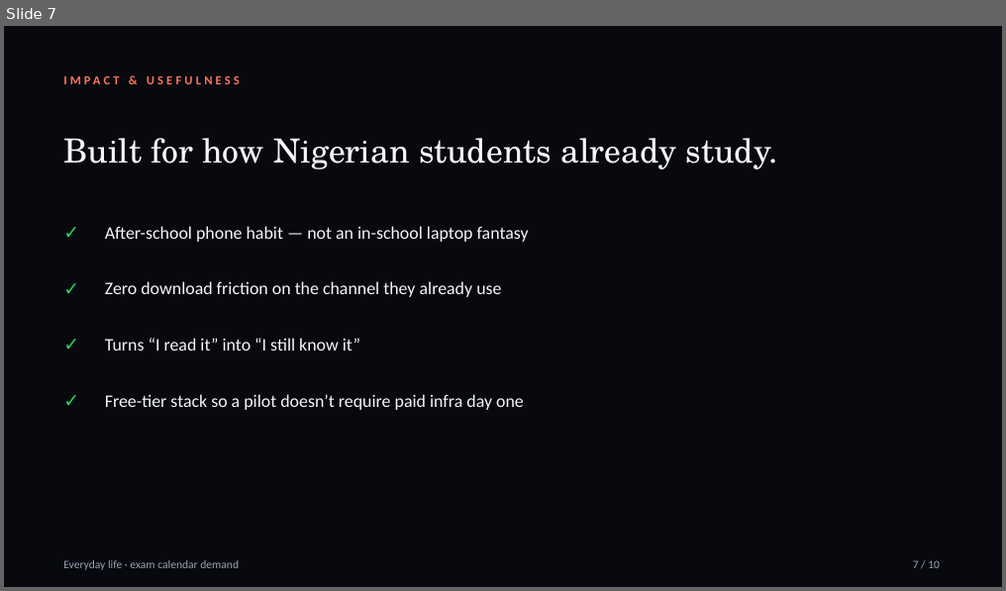
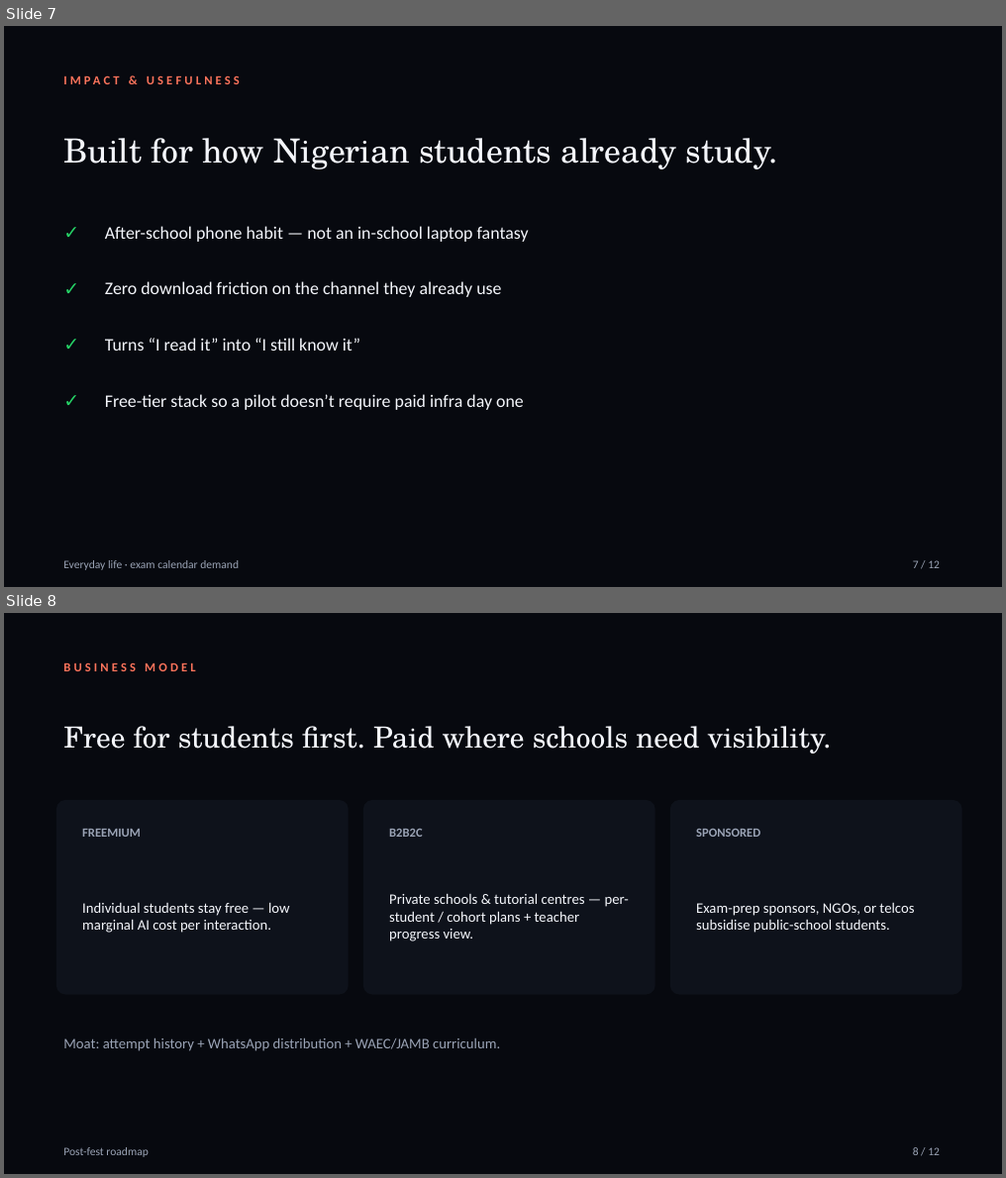
Before and after one commit to Misterhoye10/Techfest, a slide deck: docs/reca/pitch/Reca-Pitch-Deck.pptx. Shown one above the other, each under a label of ours: slide 7 before the commit, slides 7 and 8 after it. The pictures are 1006x591 and 1006x1178 pixels, drawn with LibreOffice and Linux fonts; fonts in the diff are those of the drawing. Boxes give left, top, right and bottom in pixels: in the first picture for what was removed or moved away, otherwise in the second. Text is boxed around its words. In the diff, an @@ line names an element or a change of style, - is before the commit and + after.

```diff
--- a/docs/reca/pitch/Reca-Pitch-Deck.pptx
+++ b/docs/reca/pitch/Reca-Pitch-Deck.pptx
@@ slide 8 added at <box>4,613,1002,1174</box>, background #FFFFFF @@
@@ rectangle added at <box>4,613,1002,1174</box>, fill #07090F @@
@@ text added at <box>63,663,195,671</box>, 12 pt, text #FB735B, bold @@
+BUSINESS MODEL
@@ text added at <box>63,726,832,754</box>, 28 pt, text #F4F6FB @@
+Free for students first. Paid where schools need visibility.
@@ rounded rectangle added at <box>56,800,349,995</box>, fill #0E121B @@
@@ rounded rectangle added at <box>363,800,655,995</box>, fill #0E121B @@
@@ rounded rectangle added at <box>670,800,962,995</box>, fill #0E121B @@
@@ text added at <box>82,829,141,837</box>, 12 pt, text #9AA3B5, bold @@
+FREEMIUM
@@ text added at <box>389,829,423,837</box>, 12 pt, text #9AA3B5, bold @@
+B2B2C
@@ text added at <box>696,829,760,837</box>, 12 pt, text #9AA3B5, bold @@
+SPONSORED
@@ text added at <box>82,902,290,933</box>, 14 pt, text #F4F6FB @@
+Individual students stay free — low marginal AI cost per interaction.
@@ text added at <box>389,893,629,942</box>, 14 pt, text #F4F6FB @@
+Private schools & tutorial centres — per-student / cohort plans + teacher progress view.
@@ text added at <box>696,903,914,933</box>, 14 pt, text #F4F6FB @@
+Exam-prep sponsors, NGOs, or telcos subsidise public-school students.
@@ text added at <box>63,1039,500,1052</box>, 14 pt, text #9AA3B5 @@
+Moat: attempt history + WhatsApp distribution + WAEC/JAMB curriculum.
@@ text added at <box>63,1148,148,1157</box>, 11 pt, text #9AA3B5 @@
+Post-fest roadmap
@@ text added at <box>913,1148,940,1156</box>, 11 pt, text #9AA3B5 @@
+8 / 12
@@ slide 7 changed as well @@
@@ text at <box>913,561,940,569</box>: text changed @@
-7 / 10
+7 / 12
```
Also in this commit, not shown: 8 other slides changed, 2 other slides added, 1 slide removed, 3 other files.
